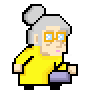
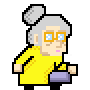
Layer changes from the first 90x90 image to the second:
painted on "Layer 1" over [16, 4, 72, 84]
